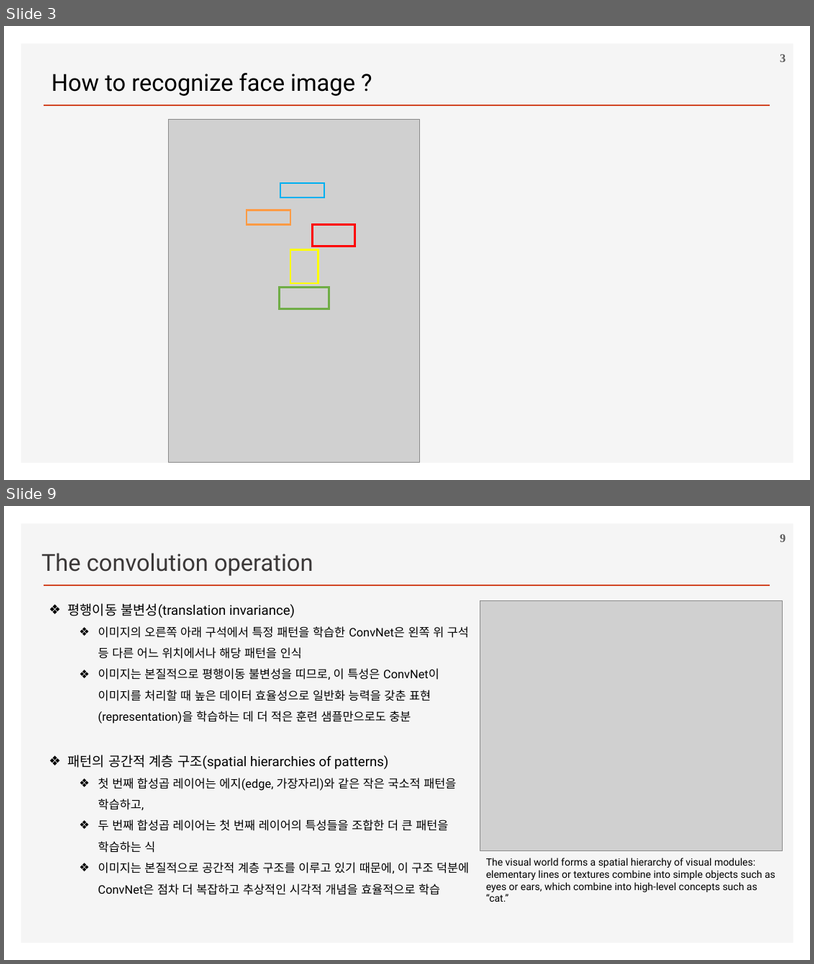
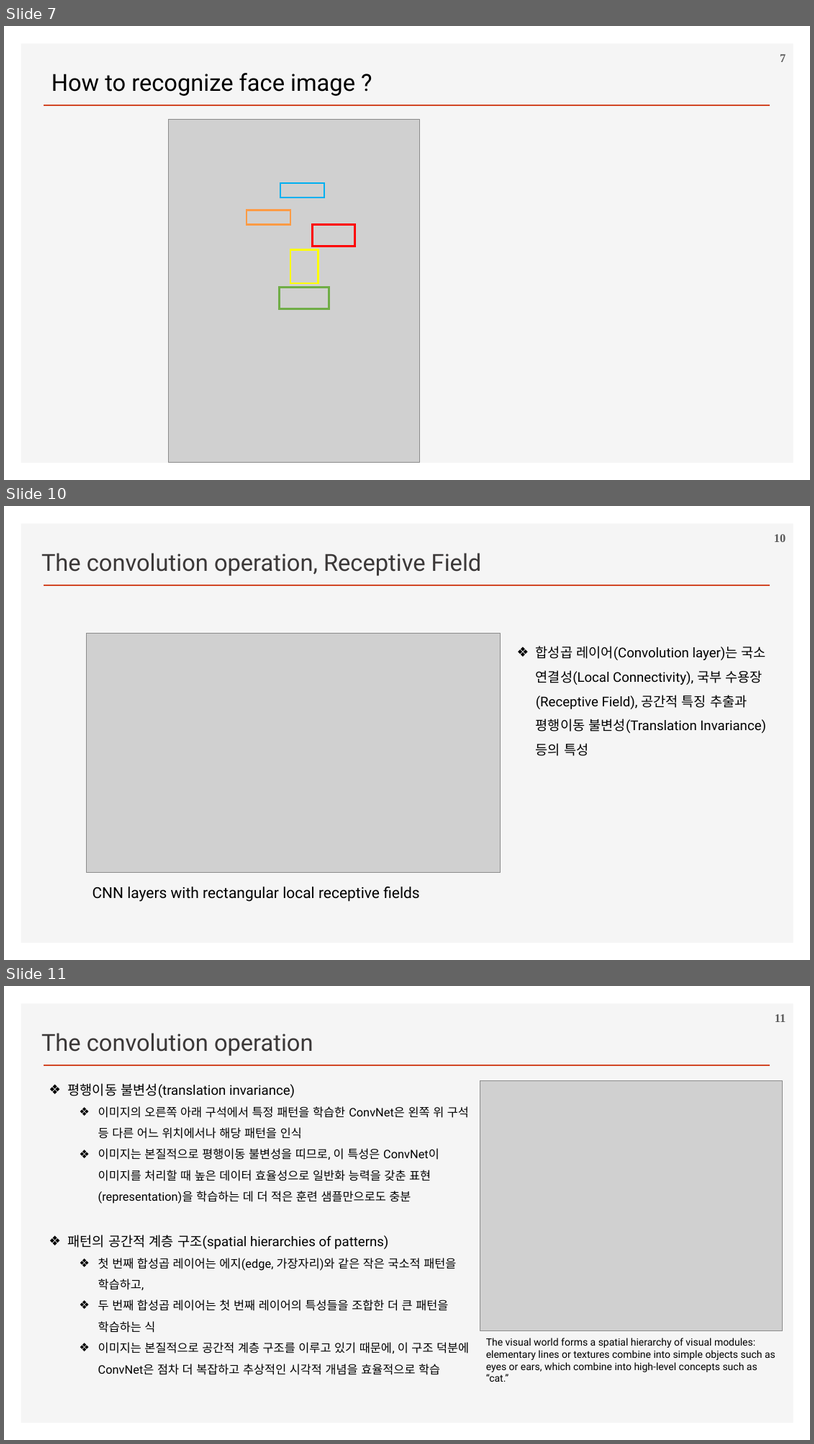
Before and after one commit to ancestor9/2026_Fall_Deep-Learning-with-Python, a slide deck: Chapter 08 Image Classification.pptx. Shown one above the other, each under a label of ours: slides 3 and 9 before the commit, slides 7, 10 and 11 after it; the slides between them are not shown. The pictures are 814x964 and 814x1444 pixels, drawn with LibreOffice and Linux fonts; fonts in the diff are those of the drawing; grey boxes stand for pictures; background and template pictures are left out. Boxes give left, top, right and bottom in pixels: in the first picture for what was removed or moved away, otherwise in the second. Text is boxed around its words. In the diff, an @@ line names an element or a change of style, - is before the commit and + after.

```diff
--- a/Chapter 08 Image Classification.pptx
+++ b/Chapter 08 Image Classification.pptx
@@ slide 10 added at (x1=4, y1=506, x2=810, y2=960), background #FFFFFF; not listed: 2 template elements that a slide beside it also shows @@
@@ page number added at (x1=774, y1=534, x2=786, y2=542), 14 pt, text #595959, bold @@
+10
@@ text added at (x1=41, y1=553, x2=482, y2=576), 28 pt, text #3B3838 @@
+The convolution operation, Receptive Field
@@ picture added at (x1=86, y1=633, x2=501, y2=872) @@
@@ text added at (x1=536, y1=646, x2=766, y2=756), 16 pt, text #000000 @@
+❖ 합성곱 레이어(Convolution layer)는 국소 연결성(Local Connectivity), 국부 수용장(Receptive Field), 공간적 특징 추출과 평행이동 불변성(Translation Invariance) 등의 특성
@@ text added at (x1=93, y1=886, x2=420, y2=901), 18 pt, text #000000 @@
+CNN layers with rectangular local receptive fields
@@ what was slide 3 is now slide 7 @@
@@ page number at (x1=780, y1=54, x2=786, y2=62): text changed @@
-3
+7
@@ what was slide 9 is now slide 11 @@
@@ page number at (x1=775, y1=1014, x2=786, y2=1022): text changed @@
-9
+11
```
Also in this commit, not shown: 3 slides changed, 7 other slides added.
